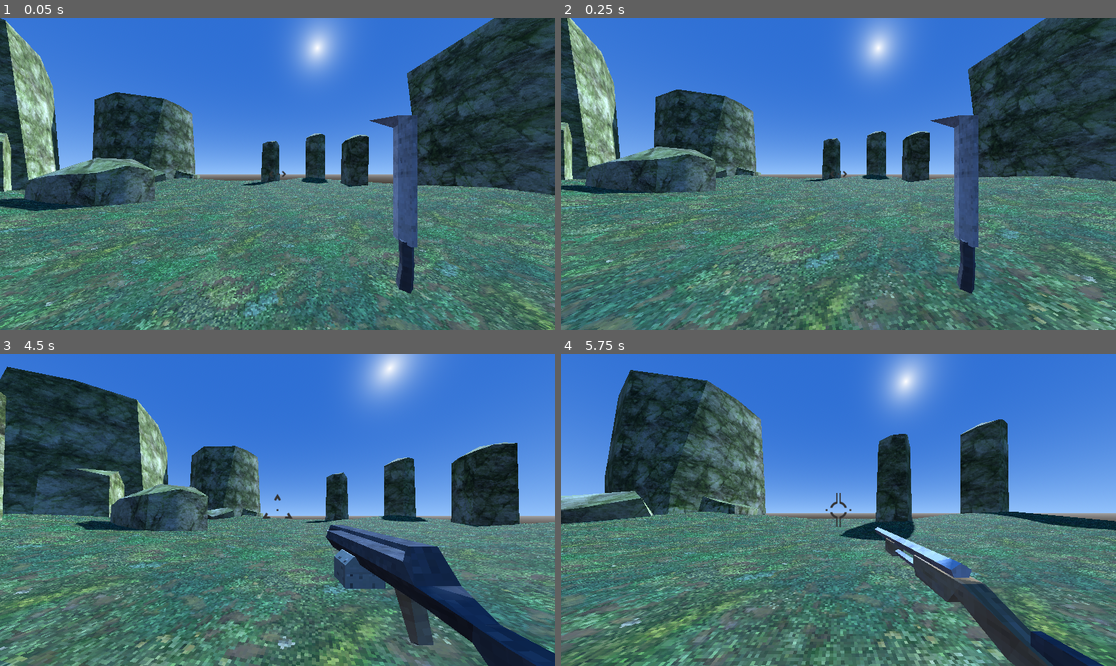
Above: before the commit, frames 1-4 (two rows, left to right).
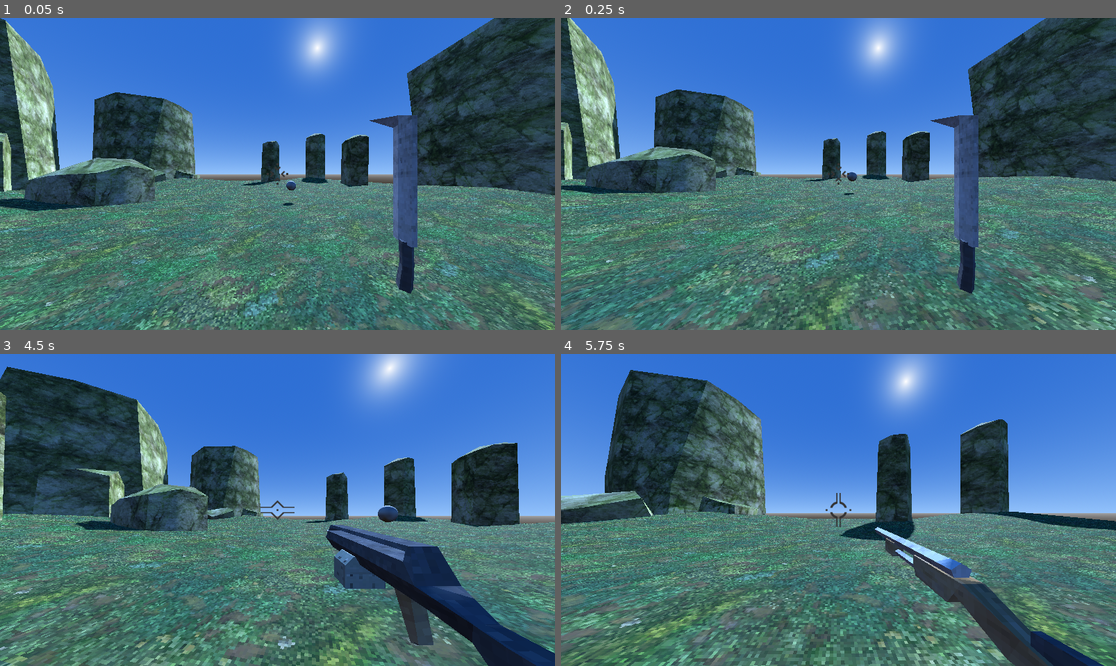
Above: after the commit, the same moments.

Repository: DavidWalshCode/Eldritch-Echoes
Game: Godot game, scene res://levels/level_1.tscn
The game is run twice, just before and just after one commit, with the same random seed, the same clock (stepped at 60 frames per second) and the same inputs.
Inputs (mouse positions are in pixels of both pictures, inside the frame that each line leads up to):
- Up to frame 1 (0.05 s): no input
- Up to frame 2 (0.25 s): no input
- Up to frame 3 (4.5 s): tap Enter at 0.5 s; move the mouse to (305, 510) at 0.52 s; press the mouse at (305, 510) at 0.53 s; hold W (move_forwards) from 0.53 s (still down); tap Space (jump) at 0.77, 1.52, 3.02, 3.77 s; tap 0 at 0.8, 1.35, 2.3, 2.85, 3.8 s; move the mouse to (249, 510) at 1.27 s; release the mouse at (249, 510) at 1.28 s; click (249, 510) at 1.55 s; move the mouse to (288, 503) at 2.02 s; press the mouse at (288, 503) at 2.03 s; move the mouse to (271, 516) at 2.77 s; release the mouse at (271, 516) at 2.78 s; click (271, 516) at 3.05 s; move the mouse to (316, 513) at 3.52 s; tap 1 at 3.6 s; tap R (restart) at 4.15 s; move the mouse to (233, 506) at 4.27 s; tap 2 at 4.35 s
- Up to frame 4 (5.75 s): keep holding W (move_forwards); tap Space (jump) at 4.52 s; click (794, 506) at 4.55 s; move the mouse to (844, 510) at 5.02 s; tap 3 at 5.1 s; tap 0 at 5.3 s

The runs differ from the first frame. In frame 1, less than 0.1% of the frame differs, in the area x 48-54%, y 46-61%; in frame 2, less than 0.1%; in frame 3, 0.2%, in the area x 46-72%, y 44-54%; in frame 4, nothing differs.

Commit message:
Fixed the rocket launcher

Diff:
--- a/characters/player/player.gd
+++ b/characters/player/player.gd
@@ -18,7 +18,7 @@
 	KEY_7: 6,
 	KEY_8: 7,
 	KEY_9: 8,
-	KEY_0: 9,
+	KEY_0: 9
 }
 
 var dead = false
--- a/characters/player/player.tscn
+++ b/characters/player/player.tscn
@@ -13,16 +13,16 @@
 [ext_resource type="PackedScene" uid="uid://cseo8mpaiiufc" path="res://weapons/attackemitters/attack_emitter.tscn" id="7_bs2up"]
 [ext_resource type="PackedScene" uid="uid://dkceu074onyx3" path="res://effects/muzzleflash/muzzle_flash.tscn" id="8_a6f6a"]
 [ext_resource type="PackedScene" uid="uid://dm2b4wrpid53g" path="res://weapons/attackemitters/hit_scan_attack_emitter.tscn" id="8_de1u1"]
-[ext_resource type="Texture2D" uid="uid://bcgjiousj5q8i" path="res://weapons/crosshairs/crosshair013.png" id="8_shnt2"]
+[ext_resource type="Texture2D" uid="uid://b6a4xebwh61tf" path="res://weapons/crosshairs/crosshair139.png" id="8_op1cy"]
 [ext_resource type="PackedScene" uid="uid://cd7ygljv63g7b" path="res://effects/muzzleflash/muzzleflash1.glb" id="9_k8nox"]
 [ext_resource type="PackedScene" uid="uid://cbi2uae24fd3r" path="res://effects/muzzleflash/muzzleflash3.glb" id="11_i3xgg"]
 [ext_resource type="Texture2D" uid="uid://ds8clcnm78r5c" path="res://weapons/crosshairs/crosshair150.png" id="12_65i83"]
 [ext_resource type="PackedScene" uid="uid://qrw2plryhi4p" path="res://weapons/attackemitters/burst_emitter.tscn" id="12_7642p"]
+[ext_resource type="Texture2D" uid="uid://vn3wfuoek1uo" path="res://weapons/crosshairs/crosshair057.png" id="12_qp6js"]
 [ext_resource type="PackedScene" uid="uid://dvih676eskm1v" path="res://weapons/attackemitters/spray_emitter.tscn" id="13_gux8a"]
 [ext_resource type="PackedScene" uid="uid://bc1qcptontamp" path="res://effects/muzzleflash/muzzleflash2.glb" id="16_t5aqn"]
 [ext_resource type="PackedScene" uid="uid://bm64bcj3p4lw5" path="res://weapons/attackemitters/projectile_emitter.tscn" id="17_mbee8"]
 [ext_resource type="Texture2D" uid="uid://d5lstyg85dkb" path="res://weapons/crosshairs/crosshair175.png" id="17_uf0m2"]
-[ext_resource type="Texture2D" uid="uid://gwo6t1tt0xd3" path="res://weapons/crosshairs/crosshair177.png" id="21_rtel5"]
 
 [sub_resource type="CapsuleShape3D" id="CapsuleShape3D_xwpu4"]
 
@@ -313,7 +313,7 @@
 grow_horizontal = 2
 grow_vertical = 2
 size_flags_horizontal = 4
-texture = ExtResource("8_shnt2")
+texture = ExtResource("8_op1cy")
 
 [node name="MachineGun" type="Node3D" parent="Camera3D/WeaponManager/Weapons"]
 transform = Transform3D(1, 0, 0, 0, 1, 0, 0, 0, 1, 0, 0, -0.104714)
@@ -356,7 +356,7 @@
 grow_horizontal = 2
 grow_vertical = 2
 size_flags_horizontal = 4
-texture = ExtResource("21_rtel5")
+texture = ExtResource("12_qp6js")
 
 [node name="Shotgun" type="Node3D" parent="Camera3D/WeaponManager/Weapons"]
 transform = Transform3D(1, 0, 0, 0, 1, 0, 0, 0, 1, 0, 0, 0.0563715)
--- a/global.gd
+++ b/global.gd
@@ -1,13 +1,4 @@
 extends Node
 
 # Global script for keeping track of the player death count
-
 var death_count = 0
-
-# Called when the node enters the scene tree for the first time.
-#func _ready():
-#	pass # Replace with function body.
-
-# Called every frame. 'delta' is the elapsed time since the previous frame.
-#func _process(delta):
-#	pass
--- a/levels/level_1.tscn
+++ b/levels/level_1.tscn
@@ -1,10 +1,11 @@
-[gd_scene load_steps=9 format=3 uid="uid://brusqmphxxu8w"]
+[gd_scene load_steps=12 format=3 uid="uid://brusqmphxxu8w"]
 
 [ext_resource type="PackedScene" uid="uid://bbgwnkh1pgxg6" path="res://environment/assets/outsideprops/rock_boulder.tscn" id="1_rhrkr"]
 [ext_resource type="PackedScene" uid="uid://bskhjsn5g71vi" path="res://environment/assets/outsideprops/rock_cliff.tscn" id="2_t0cpd"]
 [ext_resource type="PackedScene" uid="uid://dpi5qrl7udofx" path="res://environment/assets/outsideprops/rock_pillar.tscn" id="3_rfswq"]
 [ext_resource type="PackedScene" uid="uid://b3g4rtj8g2p3d" path="res://characters/player/player.tscn" id="5_1n71g"]
 [ext_resource type="PackedScene" uid="uid://dgv4mfmb626mm" path="res://environment/assets/ground/grass.tscn" id="5_b5m8g"]
+[ext_resource type="Script" path="res://characters/health_manager.gd" id="6_h6yie"]
 
 [sub_resource type="ProceduralSkyMaterial" id="ProceduralSkyMaterial_7yqkd"]
 sky_top_color = Color(0.180392, 0.431373, 0.831373, 1)
@@ -16,6 +17,10 @@
 [sub_resource type="Environment" id="Environment_ublyh"]
 background_mode = 2
 sky = SubResource("Sky_jumne")
+
+[sub_resource type="SphereShape3D" id="SphereShape3D_2iuiu"]
+
+[sub_resource type="SphereMesh" id="SphereMesh_h30eo"]
 
 [node name="Level1" type="Node3D"]
 
@@ -84,3 +89,14 @@
 
 [node name="Player" parent="." instance=ExtResource("5_1n71g")]
 transform = Transform3D(-0.9855, 0, 0.169676, 0, 1, 0, -0.169676, 0, -0.9855, 20.0873, 1.3443, -10.4791)
+
+[node name="TestTarget" type="StaticBody3D" parent="."]
+transform = Transform3D(1, 0, 0, 0, 1, 0, 0, 0, 1, 16, 1.60216, 5)
+collision_layer = 6
+script = ExtResource("6_h6yie")
+
+[node name="CollisionShape3D" type="CollisionShape3D" parent="TestTarget"]
+shape = SubResource("SphereShape3D_2iuiu")
+
+[node name="MeshInstance3D" type="MeshInstance3D" parent="TestTarget"]
+mesh = SubResource("SphereMesh_h30eo")
--- a/weapons/attackemitters/area_damage_emitter.gd
+++ b/weapons/attackemitters/area_damage_emitter.gd
@@ -23,7 +23,7 @@
 		if collider.has_method("hurt") and has_line_of_sight(collider):
 			var damage_data = DamageData.new()
 			damage_data.amount = damage
-			damage_data.hit_pos = collider.global_position + Vector3.UP
+			damage_data.hit_position = collider.global_position + Vector3.UP
 			collider.hurt(damage_data)
 	super()
 
--- a/weapons/attackemitters/projectile_emitter.gd
+++ b/weapons/attackemitters/projectile_emitter.gd
@@ -1,11 +1,11 @@
 extends AttackEmitter
 
 const PROJECTILES = [
-	preload("res://weapons/projectiles/rocket.tscn"),
+	preload("res://weapons/projectiles/rocket.tscn")
 ]
 
 enum PROJECTILE_TYPE {
-	ROCKET,
+	ROCKET
 }
 
 @export var projectile_type : PROJECTILE_TYPE
--- a/weapons/attackemitters/spray_emitter.gd
+++ b/weapons/attackemitters/spray_emitter.gd
@@ -1,6 +1,6 @@
 extends AttackEmitter
 
-@export var spray_arc = 5.0
+@export var spray_arc = 2.0
 
 # Rotate along the
 func fire():
--- a/weapons/projectiles/projectile.gd
+++ b/weapons/projectiles/projectile.gd
@@ -20,13 +20,14 @@
 	await get_tree().create_timer(MAX_PROJECTILE_LIFESPAN).timeout
 	queue_free()
 
-func set_bodies_to_exclude(bte : Array):
-	bodies_to_exclude = bte
-	for b in bte:
-		collision_ray_cast.add_exception(b)
+func set_bodies_to_exclude(bodies_to_be_excluded : Array):
+	bodies_to_exclude = bodies_to_be_excluded
+	for bodies in bodies_to_be_excluded:
+		collision_ray_cast.add_exception(bodies)
 
 func _physics_process(delta):
 	process_movement(delta) # Seperated so can add different logic to projectiles, e.g. grenades with gravity (can overwrite process_movement in subclasses)
+	check_collision()
 
 func process_movement(delta):
 	last_position = global_position
--- a/weapons/projectiles/rocket.gd
+++ b/weapons/projectiles/rocket.gd
@@ -12,4 +12,4 @@
 	$ExplosionSparkParticles.restart()
 
 	await get_tree().create_timer(0.15).timeout
-	$ExplosionSmokeParticles
+	$ExplosionSmokeParticles.restart()
Binary file added: weapons/crosshairs/crosshair057.png
Not shown, added: weapons/crosshairs/crosshair057.png.import
Binary file added: weapons/crosshairs/crosshair125.png
Not shown, added: weapons/crosshairs/crosshair125.png.import
Binary file added: weapons/crosshairs/crosshair139.png
Not shown, added: weapons/crosshairs/crosshair139.png.import
Binary file added: weapons/crosshairs/crosshair176.png
Not shown, added: weapons/crosshairs/crosshair176.png.import
